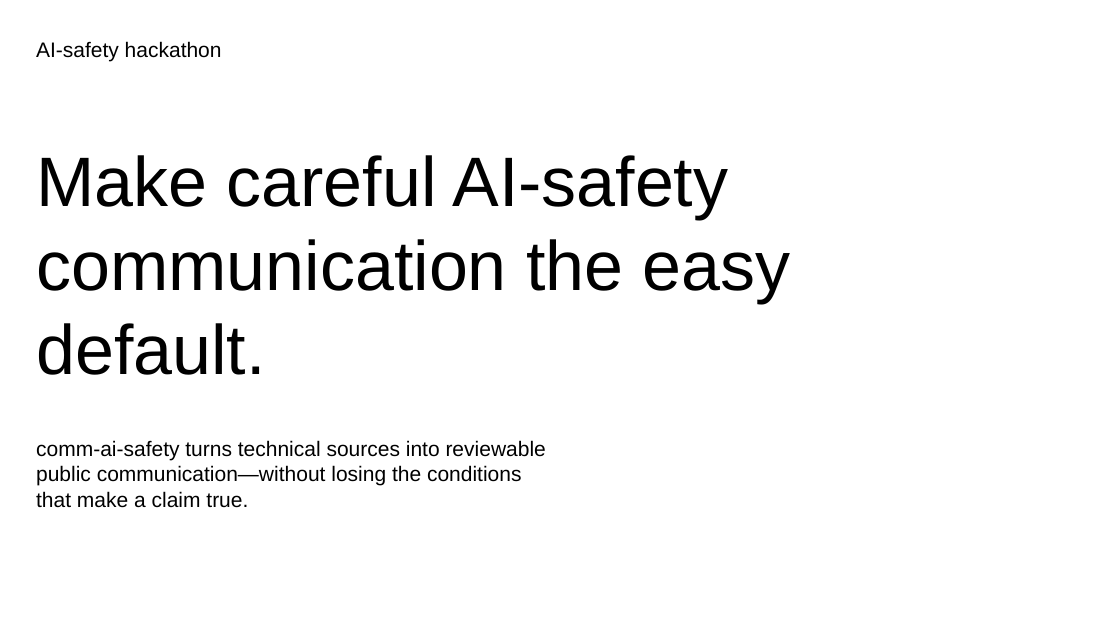
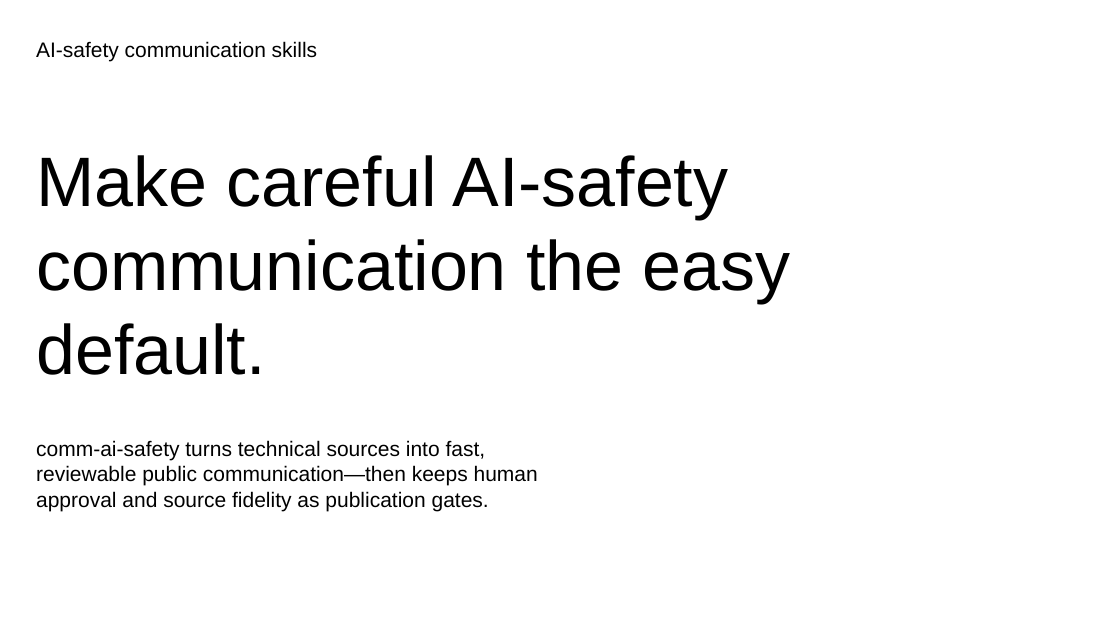
Before and after one commit to mychiffonn/comm-ai-safety, a slide deck: slide 1 of outputs/comm-ai-safety-pitch.pptx. Drawn at 1120x630 pixels with LibreOffice and Linux fonts; fonts in the diff are those of the drawing. Boxes give left, top, right and bottom in pixels: in the first picture for what was removed or moved away, otherwise in the second. Text is boxed around its words. In the diff, an @@ line names an element or a change of style, - is before the commit and + after.

Commit message:
Update skills and pitch

```diff
--- a/outputs/comm-ai-safety-pitch.pptx
+++ b/outputs/comm-ai-safety-pitch.pptx
@@ text at <box>36,41,317,61</box>: text changed @@
-AI-safety hackathon
+AI-safety communication skills
@@ text at <box>36,440,538,511</box>: text changed @@
-comm-ai-safety turns technical sources into reviewable public communication—without losing the conditions that make a claim true.
+comm-ai-safety turns technical sources into fast, reviewable public communication—then keeps human approval and source fidelity as publication gates.
```
Also in this commit, not shown: 3 other slides changed, 3 slides added, 1 slide removed, 20 other files.
